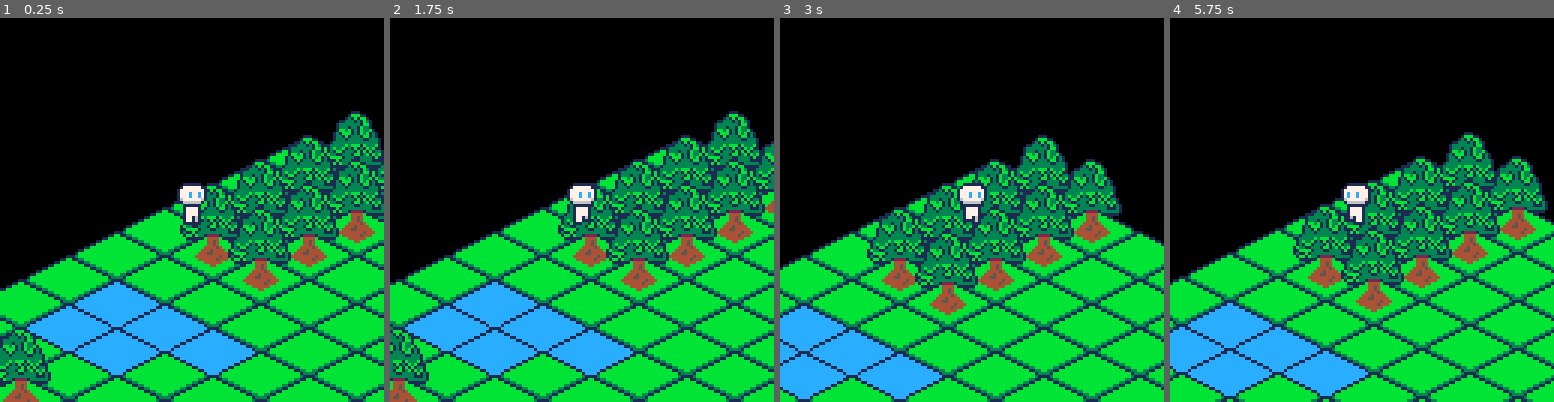
Above: before the commit, frames 1-4 (left to right).
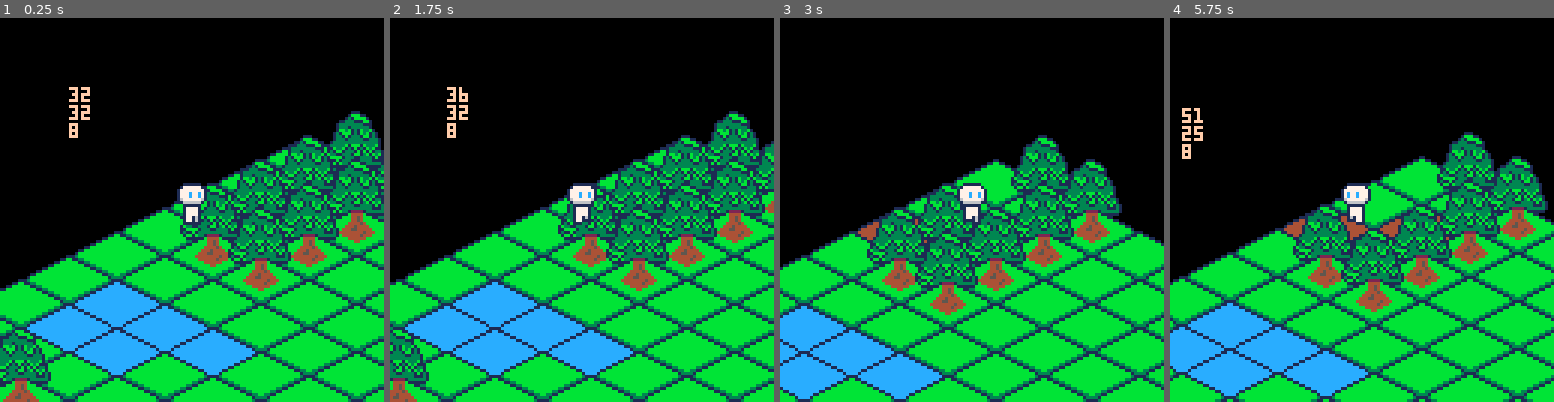
Above: after the commit, the same moments.

Repository: alainpuron/pico-8
Game: PICO-8 cartridge isometric.p8
Two runs of this game, one before a commit and one after it. Both use one fixed random seed, a clock stepped at 60 frames per second and the inputs below.
Inputs:
- Up to frame 1 (0.25 s): no input
- Up to frame 2 (1.75 s): tap X (X key) at 0.33, 1.07 s; hold Right from 1.6 s (still down)
- Up to frame 3 (3 s): tap X (X key) at 1.85, 2.97 s; release Right at 2.1 s; hold Up 2.15-2.42 s; hold Right from 2.47 s (still down)
- Up to frame 4 (5.75 s): release Right at 3.03 s; hold Left 3.08-3.58 s; hold Down 3.63-3.97 s; hold Right 4.02-4.68 s; tap X (X key) at 4.08, 5.2 s; hold Up 4.73-5.03 s; hold Left 5.08-5.68 s; hold Down from 5.73 s (still down)

The runs differ from the first frame. In frame 1, 0.8% of the frame differs, in the area x 3-100%, y 17-90%; in frame 2, 0.8%; in frame 3, 1.4%; in frame 4, 2.8%, in the area x 3-94%, y 23-65%.

Commit message:
Add files via upload
added tile swap
and starting how inventory works

Diff:
--- a/isometric.p8
+++ b/isometric.p8
@@ -3,8 +3,10 @@
 __lua__
 function _init()
 
-	map_layout()
+map_layout()
 plr_init()
+inventory_init()
+
 end
 
 function _update()
@@ -18,12 +20,12 @@
 	draw_cam(plr)
 	draw_map(tiles)
 	plr_draw(plr)
-	--spr(8,35,12,4,4)
---	spr(8,50,20,4,4)
---	spr(8,20,20,4,4)
---	spr(8,35,33,4,4)
---	spr(4,65,40,4,4)
---	spr(8,50,46,4,4)
+	inventory_draw()
+	print(plr.x)
+	print(plr.y)
+
+	print(map_data[flr(plr.x / 16) + 1][flr(plr.y / 8) + 1])
+
 
 end
 -->8
@@ -35,7 +37,8 @@
 	grass = 8,
 	water = 4,
 	half = 12,
-	tree = 128
+	tree = 128,
+	soil = 132
 	}
 
 end
@@ -104,10 +107,12 @@
        		sy-=16 -- adjust
        	end
 
+       	if tile == 132 then
+       		spr_id = tiles.soil
+       	end
 
 
         spr(spr_id, sx, sy, 4, 4)
-
       end
 
     end
@@ -138,6 +143,7 @@
 
 function plr_update()
 	plr_move(plr)
+	plr_actions()
 end
 
 function plr_move(plr)
@@ -165,10 +171,39 @@
 	end
 
 
-end
+
+end
+
+function plr_actions()
+
+	if btnp(❎) then
+  local tx, ty = get_tile_pos(plr.x, plr.y)
+  local tile = map_data[ty][tx]
+
+  if tile == 8 then
+    tile_action(plr, tiles, tiles.soil, 8)
+
+	  elseif tile == 132 then
+
+	    tile_action(plr, tiles, tiles.grass, 132)
+
+	  elseif tile == 128 then
+	    tile_action(plr, tiles, tiles.grass, 128)
+
+  end -- tiles
+
+	end -- if (❎)
+
+end
+
+
+
 
 function plr_draw(plr)
 	spr(plr.sprite,plr.x,plr.y,plr.height,plr.width,plr.fx,plr.fy)
+--	spr(74,flr(plr.x),flr(plr.y),2,2,plr.fx,plr.fy)
+--	spr(76,flr(plr.x),flr(plr.y),2,2,plr.fx,plr.fy)
+
 end
 
 function animation(plr)
@@ -196,6 +231,63 @@
 	cy=plr.y+8-63
 	camera(cx,cy)
 end
+-->8
+
+-- reverse isometric projection
+-- calculates the actual position
+function get_tile_pos(px, py)
+  local x = flr(((px - 74) / 16 + py / 8) / 2) + 1
+  local y = flr((py / 8 - (px - 64) / 16) / 2) + 1
+  return x, y
+end
+
+
+function tile_action(plr,tiles,tile,to_change)
+
+  local tx, ty = get_tile_pos(plr.x, plr.y)
+
+		-- can change tile only if is over certain tile
+  if map_data and map_data[ty][tx] and  map_data[ty][tx] == to_change then
+    -- change tile
+    map_data[ty][tx] = tile
+  end
+
+end
+
+-->8
+-- inventory --
+
+function inventory_init()
+
+	inv={}
+
+	add(inv,{
+
+	name = 'axe',
+	amount = 1,
+	sprite = 74
+	})
+
+
+	add(inv,{
+
+	name = 'gold',
+	amount = 5,
+	sprite = 75
+	})
+
+end
+
+function inventory_draw()
+
+	rectfill(30,116,98,125,15)
+
+	for i=1,#inv do
+		spr(inv[i].sprite,22+9*i,117,1,1)
+	end
+
+end
+
 
 
 
Not shown, changed: 53 lines of the sprite sheet (__gfx__) section of isometric.p8
